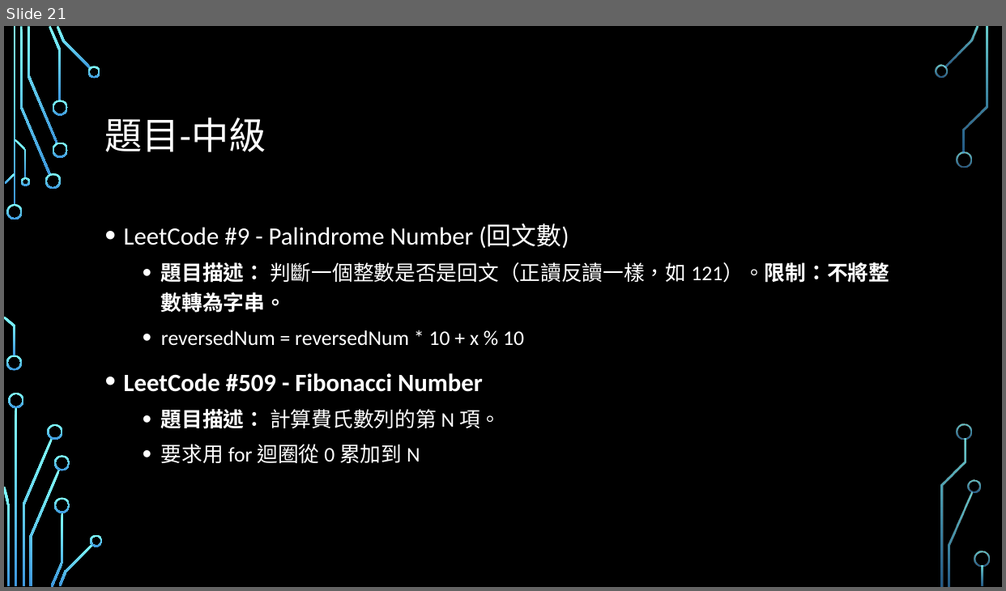
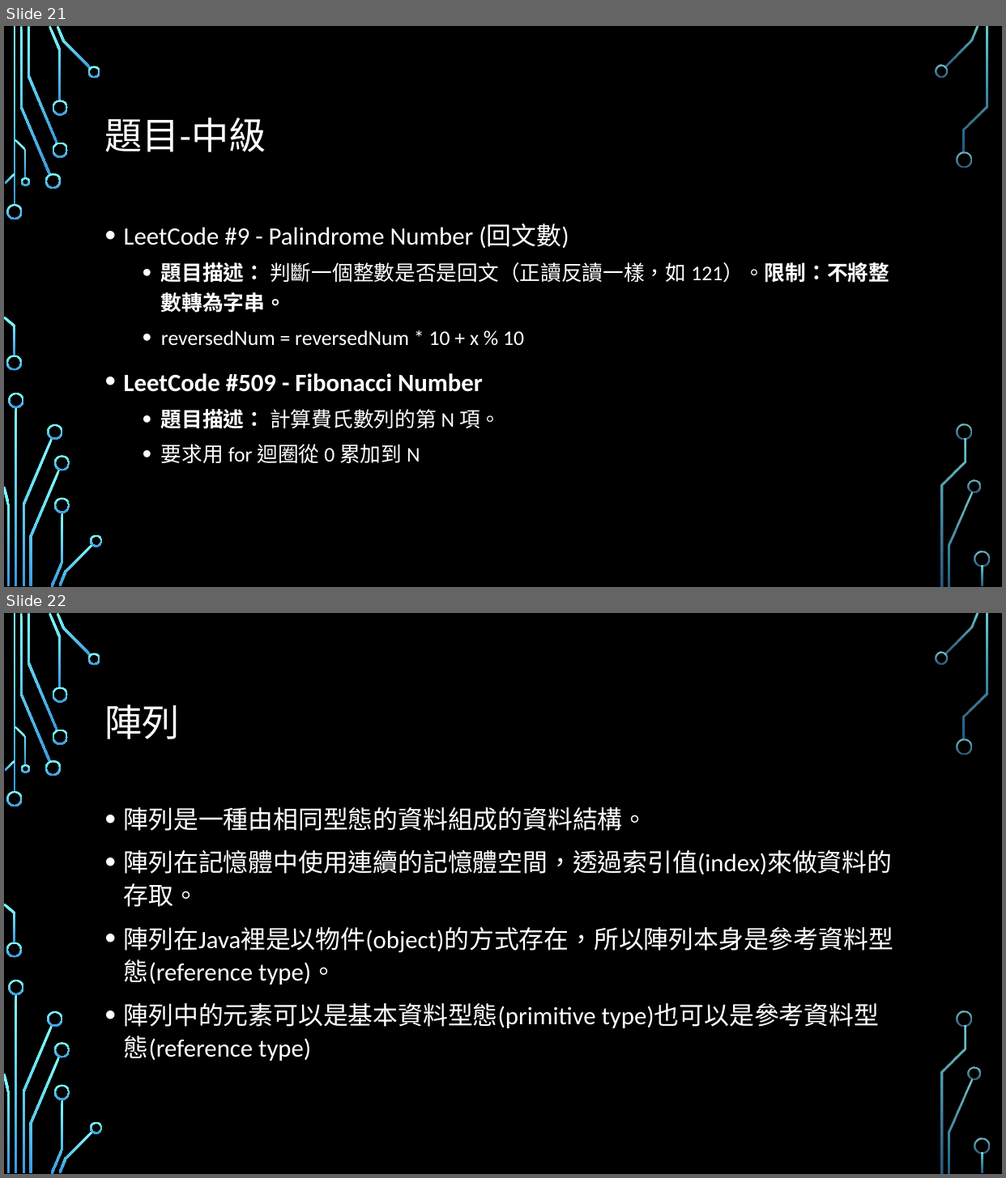
Before and after one commit to Alvin-Lo0729/ncut-java, a slide deck: doc/JAVA0123.pptx. Shown one above the other, each under a label of ours: slide 21 before the commit, slides 21 and 22 after it. The pictures are 1006x591 and 1006x1178 pixels, drawn with LibreOffice and Linux fonts; fonts in the diff are those of the drawing; background and template pictures are left out. Boxes give left, top, right and bottom in pixels: in the first picture for what was removed or moved away, otherwise in the second. Text is boxed around its words. In the diff, an @@ line names an element or a change of style, - is before the commit and + after.

Commit message:
update ppt

```diff
--- a/doc/JAVA0123.pptx
+++ b/doc/JAVA0123.pptx
@@ slide 22 added at bbox=[4, 613, 1002, 1174], background picture (left out); not listed: 36 template elements that a slide beside it also shows @@
@@ title added at bbox=[105, 705, 180, 739], 36 pt, text #FFFFFF @@
+陣列
@@ text added at bbox=[124, 807, 893, 1061], 24 pt, text #FFFFFF @@
+• 陣列是一種由相同型態的資料組成的資料結構。
+• 陣列在記憶體中使用連續的記憶體空間，透過索引值(index)來做資料的存取。
+• 陣列在Java裡是以物件(object)的方式存在，所以陣列本身是參考資料型態(reference type)。
+• 陣列中的元素可以是基本資料型態(primitive type)也可以是參考資料型態(reference type)
```
Also in this commit, not shown: 9 other slides added, 7 other files.
